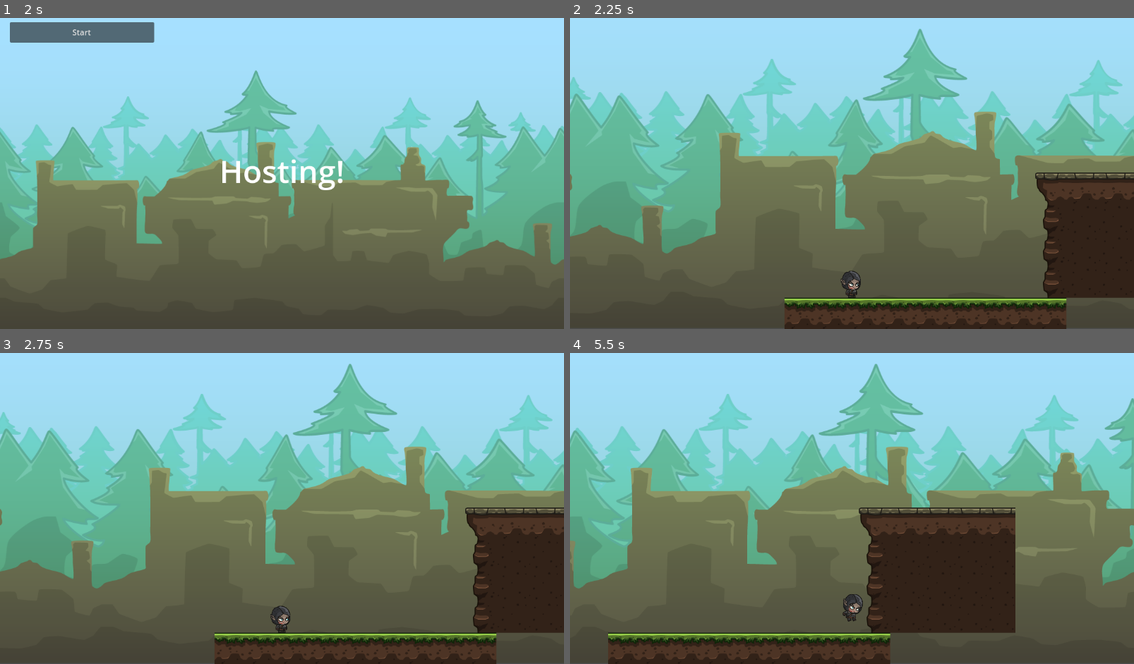
Above: before the commit, frames 1-4 (two rows, left to right).
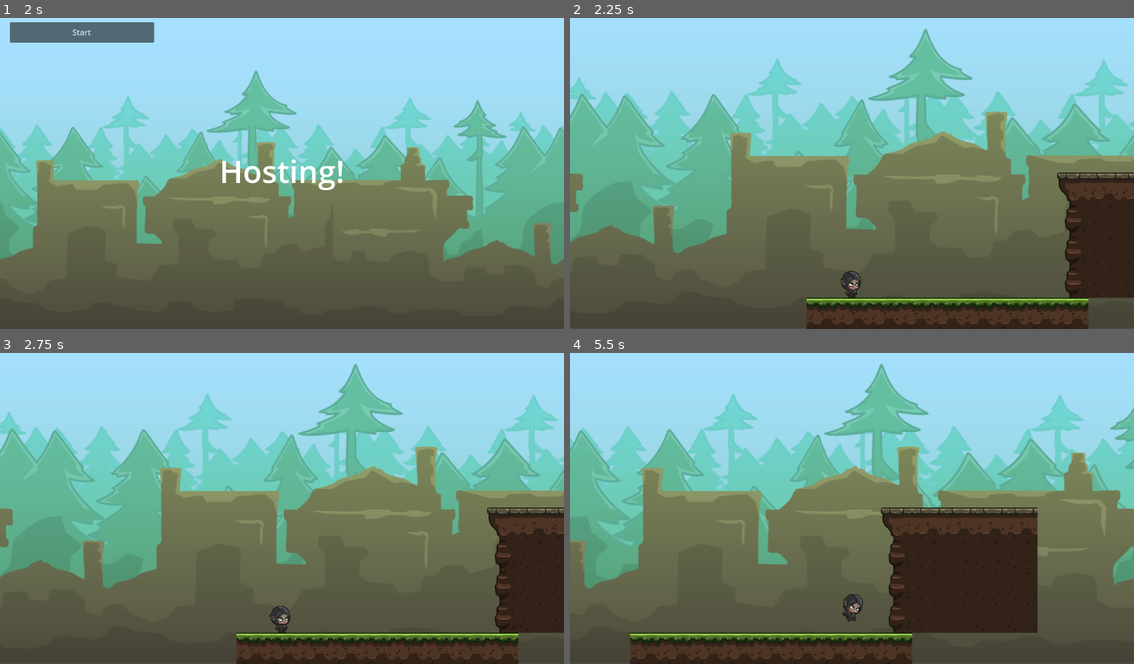
Above: after the commit, the same moments.

Repository: BlurryGames/GodotMultiplayerCourse
Game: Godot game, scene res://Levels/Menu/Menu.tscn
Two runs of this game, one before a commit and one after it. Both use one fixed random seed, a clock stepped at 60 frames per second and the inputs below.
Inputs:
- Up to frame 1 (2 s): tap Enter at 0.5 s; hold D (MoveRight) 0.53-1.25 s; tap Space (Jump) at 0.77 s; click "Host" at 1.25 s
- Up to frame 2 (2.25 s): click "Start" at 2 s
- Up to frame 3 (2.75 s): no input
- Up to frame 4 (5.5 s): tap Space (Jump) at 2.75, 3.02, 4.52, 5.27 s; hold D (MoveRight) 2.78-3.53 s; hold A (MoveLeft) 3.53-4.28 s; hold D (MoveRight) from 4.28 s (still down)

Frame 1 is identical in both runs. In frame 2, 13% of the frame differs, in the area x 0-100%, y 3-100%; in frame 3, 13%; in frame 4, 15%.

Commit message:
Section3: Multiplayer Conection / Lesson7: Spawning Players

Diff:
--- a/Levels/Level01/Level01.tscn
+++ b/Levels/Level01/Level01.tscn
@@ -1,5 +1,6 @@
-[gd_scene load_steps=7 format=3 uid="uid://i4w7cenijf7x"]
+[gd_scene load_steps=8 format=3 uid="uid://i4w7cenijf7x"]
 
+[ext_resource type="Script" path="res://Scripts/Level.gd" id="1_3a0je"]
 [ext_resource type="Texture2D" uid="uid://chwbcf7n2ajtp" path="res://art/platforms/Platformer_spritesheet.png" id="1_rop41"]
 [ext_resource type="Texture2D" uid="uid://bja0wl8tcw71c" path="res://art/backgrounds/background_01.png" id="2_ohmjc"]
 [ext_resource type="Texture2D" uid="uid://bujx43rcy5b85" path="res://art/backgrounds/background_02.png" id="3_4uv16"]
@@ -67,7 +68,11 @@
 physics_layer_0/collision_mask = 0
 sources/0 = SubResource("TileSetAtlasSource_cxdhn")
 
-[node name="Level01" type="Node2D"]
+[node name="Level01" type="Node2D" node_paths=PackedStringArray("playersContainer", "spawnPoints")]
+script = ExtResource("1_3a0je")
+playerScene = ExtResource("4_2h2kv")
+playersContainer = NodePath("---- Players ----/PlayersContainer")
+spawnPoints = [NodePath("---- Players ----/SpawnPoint0"), NodePath("---- Players ----/SpawnPoint1")]
 
 [node name="---- Environment ----" type="Node" parent="."]
 
@@ -99,5 +104,15 @@
 
 [node name="---- Players ----" type="Node" parent="."]
 
-[node name="Player" parent="---- Players ----" instance=ExtResource("4_2h2kv")]
-position = Vector2(138, 130)
+[node name="PlayersContainer" type="Node2D" parent="---- Players ----"]
+
+[node name="PlayerSpawner" type="MultiplayerSpawner" parent="---- Players ----"]
+_spawnable_scenes = PackedStringArray("res://Player/Player.tscn")
+spawn_path = NodePath("../PlayersContainer")
+spawn_limit = 2
+
+[node name="SpawnPoint0" type="Node2D" parent="---- Players ----"]
+position = Vector2(93, 113)
+
+[node name="SpawnPoint1" type="Node2D" parent="---- Players ----"]
+position = Vector2(268, 118)
--- /dev/null
+++ b/Scripts/Level.gd
@@ -0,0 +1,43 @@
+class_name Level extends Node2D
+
+@export var playerScene: PackedScene = null
+@export var playersContainer: Node2D = null
+@export var spawnPoints: Array[Node2D] = []
+
+var nextSpawnPointIndex: int = 0
+
+func _ready()-> void:
+	if not multiplayer.is_server():
+		return
+
+	multiplayer.peer_disconnected.connect(deletePlayer)
+
+	for id in multiplayer.get_peers():
+		addPlayer(id)
+
+	addPlayer(1)
+
+func _exit_tree()-> void:
+	if not multiplayer.is_server():
+		return
+
+	multiplayer.peer_disconnected.disconnect(deletePlayer)
+
+func addPlayer(id: int)-> void:
+	var playerInstance: CharacterBody2D = playerScene.instantiate()
+	playerInstance.position = getSpawnPoint()
+	playerInstance.name = str(id)
+	playersContainer.add_child(playerInstance)
+
+func deletePlayer(id: int)-> void:
+	if not playersContainer.has_node(str(id)):
+		return
+
+	playersContainer.get_node(str(id)).queue_free()
+
+func getSpawnPoint()-> Vector2:
+	var spawnPoint: Vector2 = spawnPoints[nextSpawnPointIndex].position
+	nextSpawnPointIndex += 1
+	if nextSpawnPointIndex >= len(spawnPoints):
+		nextSpawnPointIndex = 0
+	return spawnPoint
